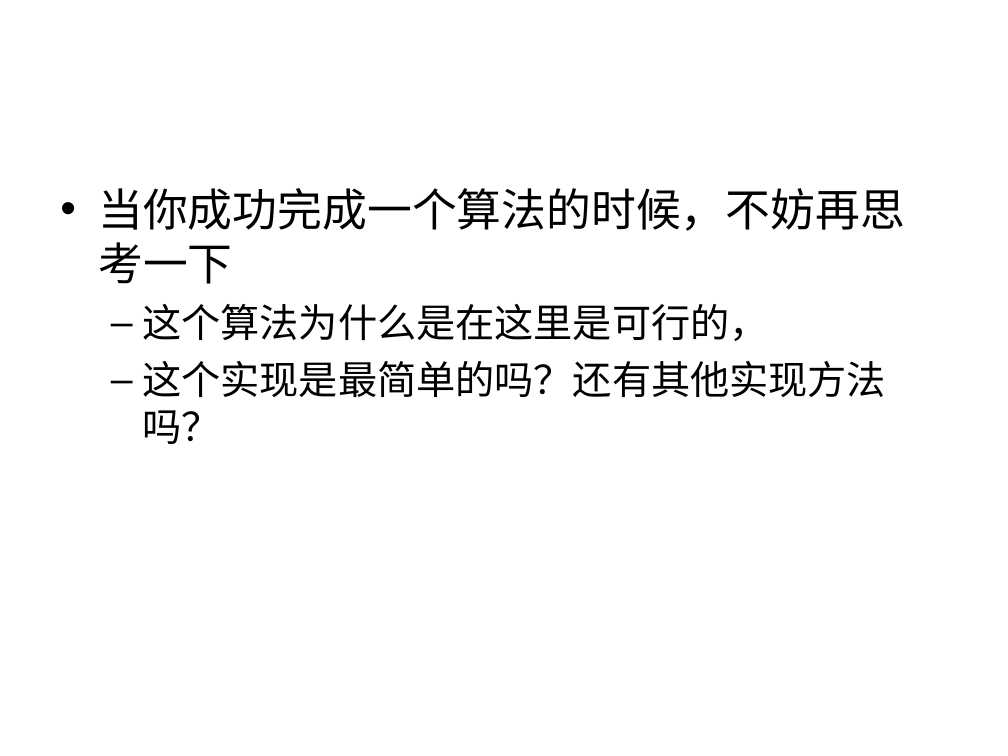
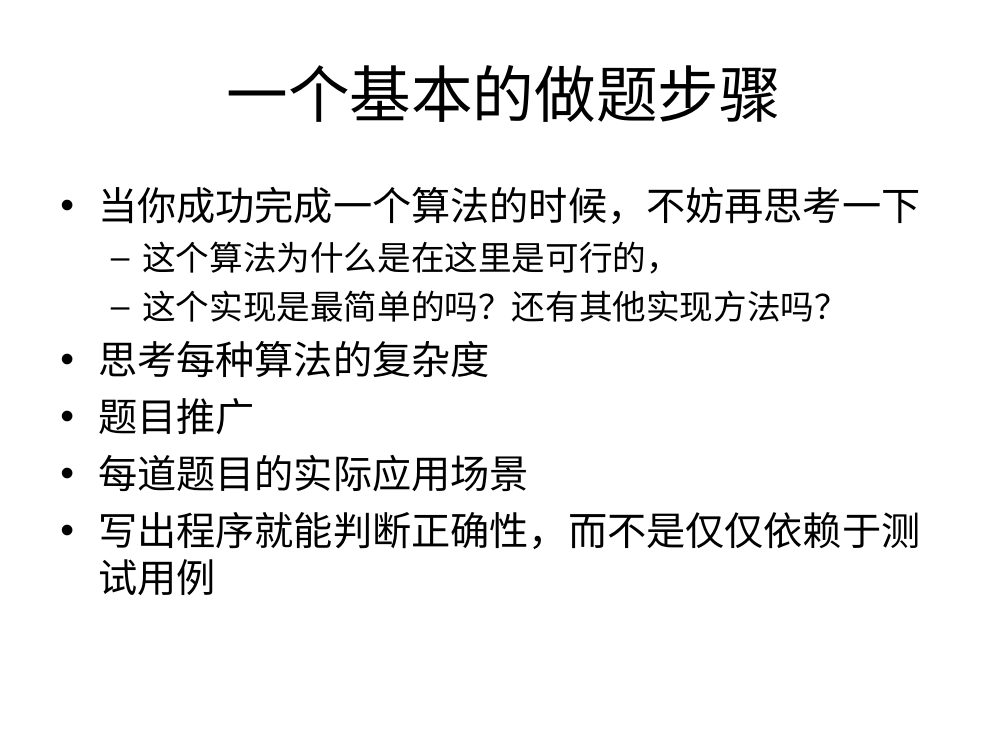
Before and after one commit to houjingbiao/leetcode, a slide deck: slide 2 of solutions/00conclusion.ppt (slide 29 before the commit). Drawn at 1008x756 pixels with LibreOffice and Linux fonts; fonts in the diff are those of the drawing. Boxes give left, top, right and bottom in pixels: in the first picture for what was removed or moved away, otherwise in the second. Text is boxed around its words. In the diff, an @@ line names an element or a change of style, - is before the commit and + after.

```diff
--- a/solutions/00conclusion.ppt
+++ b/solutions/00conclusion.ppt
@@ title added at box(227, 65, 781, 122), 44 pt, text #000000 @@
+一个基本的做题步骤
@@ text at box(98, 187, 920, 322): size 32 to 28 pt in "当你成功完成一个算法的时候，不妨再思考一下"; size 28 to 24 pt in "这个算法为什么是在这里是可行的，", "这个实现是最简单的吗？还有其他实现方法吗？"; less space between paragraphs @@
@@ text at box(98, 341, 920, 595): paragraphs added @@
+• 思考每种算法的复杂度
+• 题目推广
+• 每道题目的实际应用场景
+• 写出程序就能判断正确性，而不是仅仅依赖于测试用例
```
Also in this commit, not shown: 12 other slides changed, 6 slides removed.
